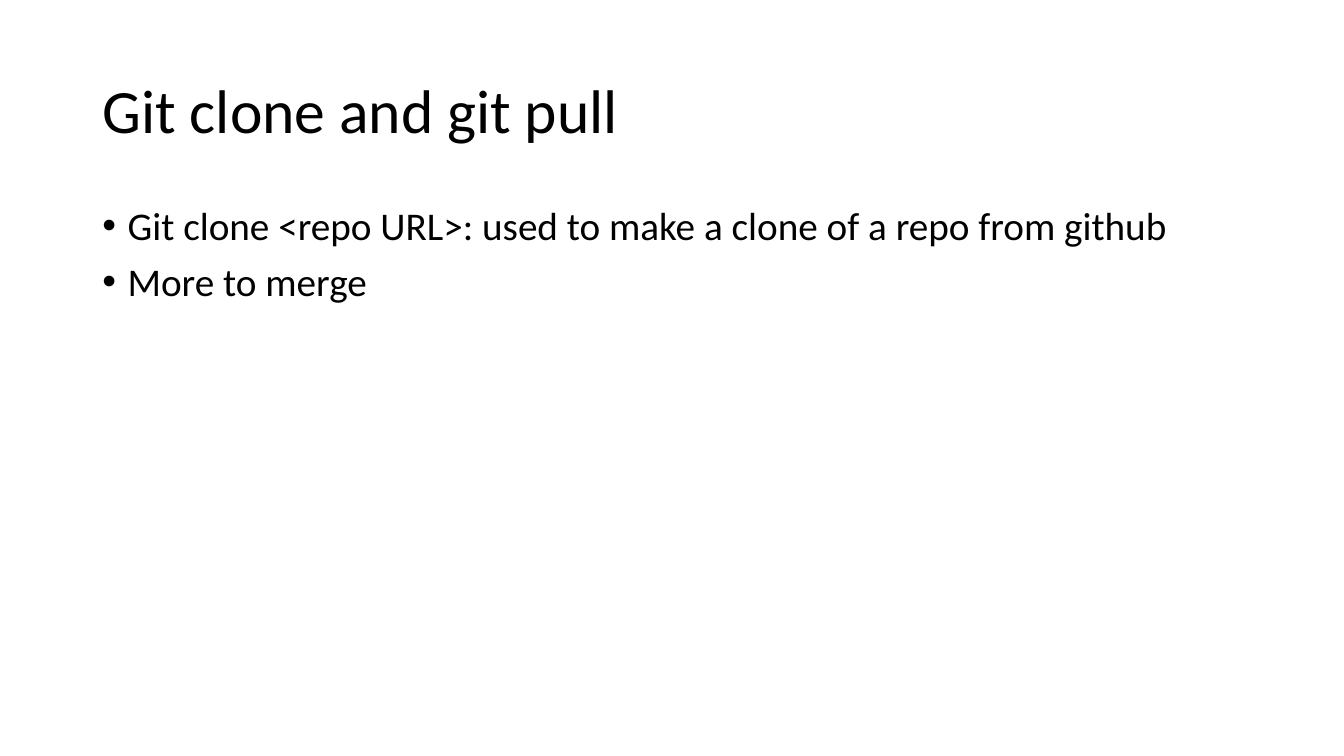
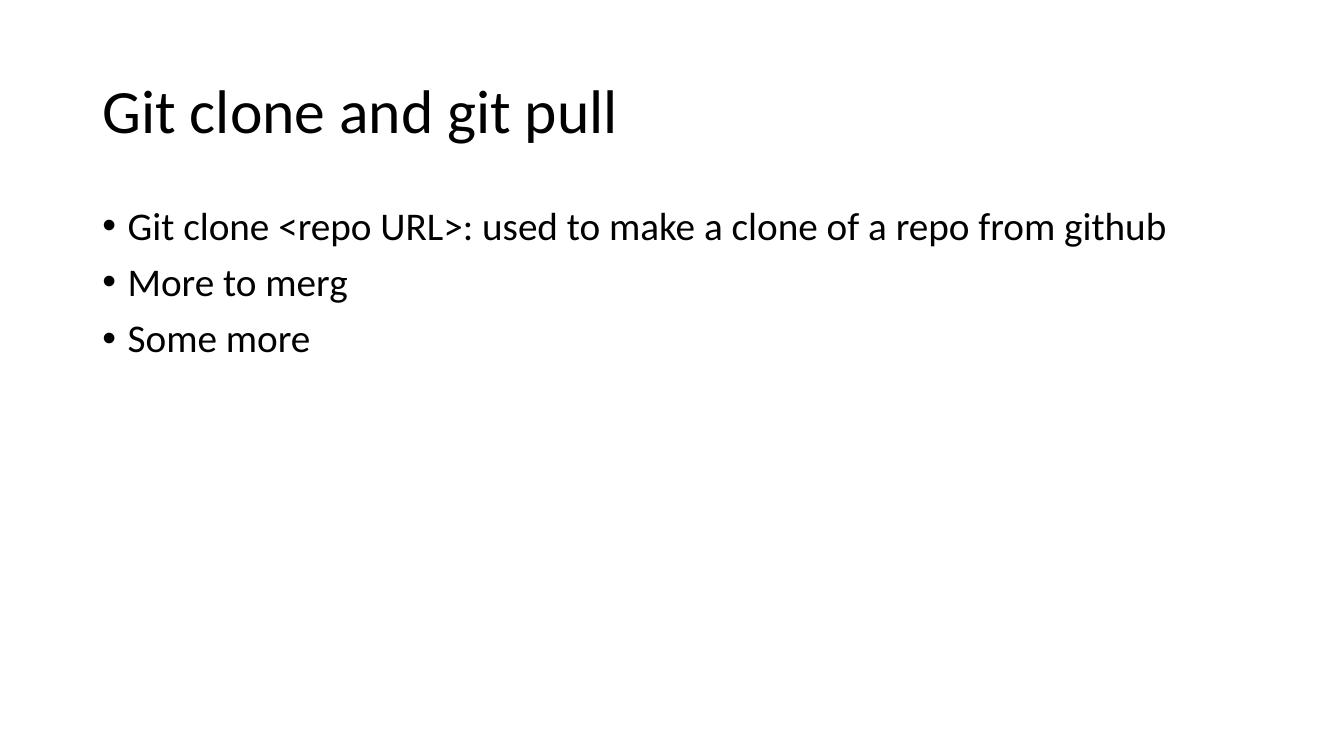
Before and after one commit to shahvishwa66/Python, a slide deck: slide 9 of Presentation1.pptx. Drawn at 1344x756 pixels with LibreOffice and Linux fonts; fonts in the diff are those of the drawing. Boxes give left, top, right and bottom in pixels: in the first picture for what was removed or moved away, otherwise in the second. Text is boxed around its words. In the diff, an @@ line names an element or a change of style, - is before the commit and + after.

Commit message:
more

```diff
--- a/Presentation1.pptx
+++ b/Presentation1.pptx
@@ text at box(128, 271, 347, 353): text changed @@
-• More to merge
+• More to merg
+• Some more
```
